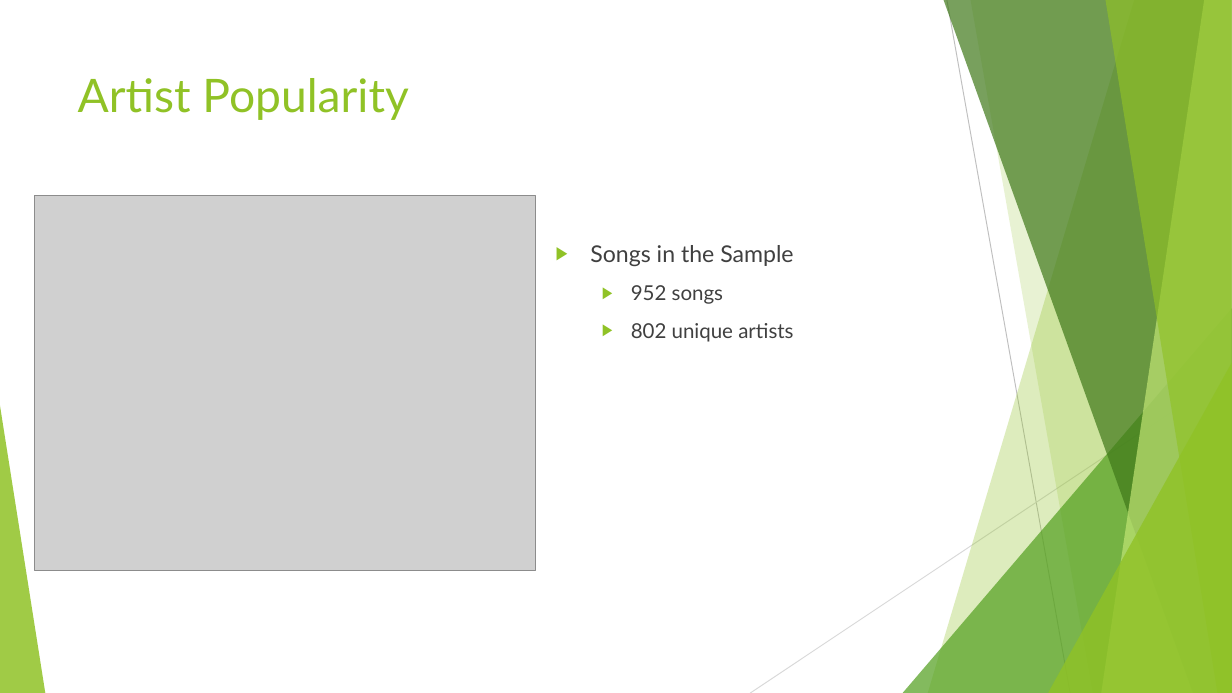
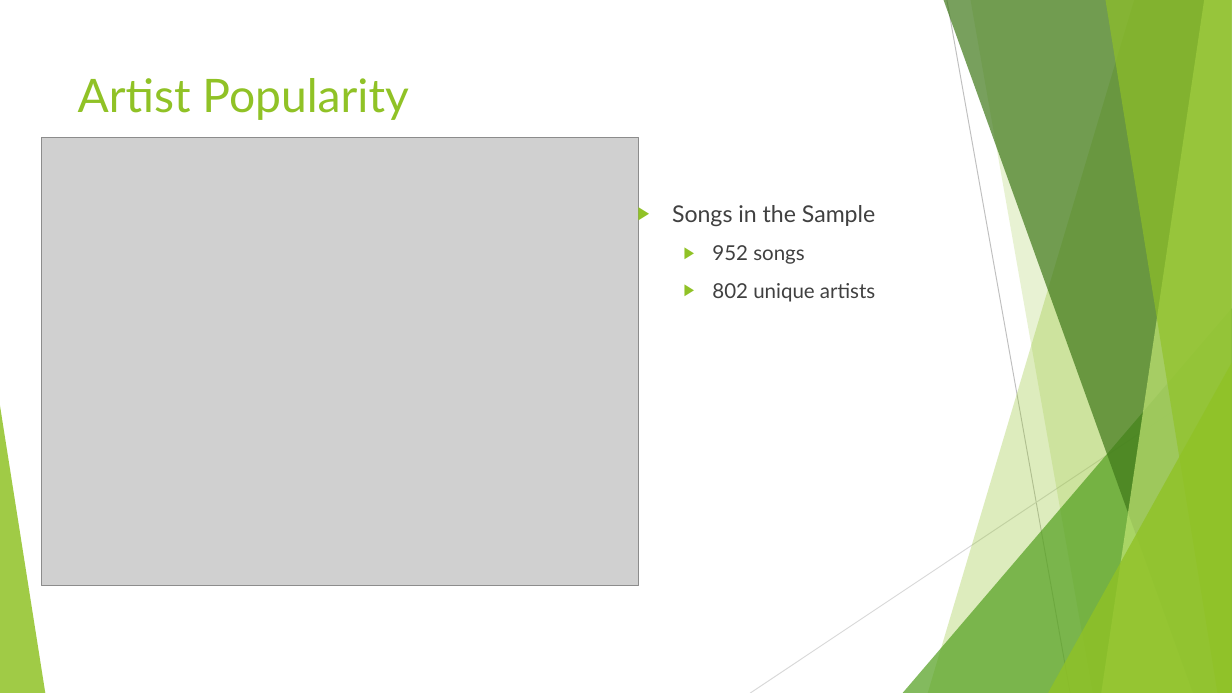
Before and after one commit to d6kramer/project-1-group-08, a slide deck: slide 2 of Presentation1.pptx. Drawn at 1232x693 pixels with LibreOffice and Linux fonts; fonts in the diff are those of the drawing; grey boxes stand for pictures. Boxes give left, top, right and bottom in pixels: in the first picture for what was removed or moved away, otherwise in the second. Text is boxed around its words. In the diff, an @@ line names an element or a change of style, - is before the commit and + after.

```diff
--- a/Presentation1.pptx
+++ b/Presentation1.pptx
@@ picture: place and size @@
-picture at (35,195,535,570)
+picture at (42,138,640,586)
@@ text "Songs in the Sample": place and size @@
-text "Songs in the Sample" at (590,245,793,342)
+text "Songs in the Sample" at (672,205,875,302)
```
Also in this commit, not shown: 5 other slides changed, 1 other file.
